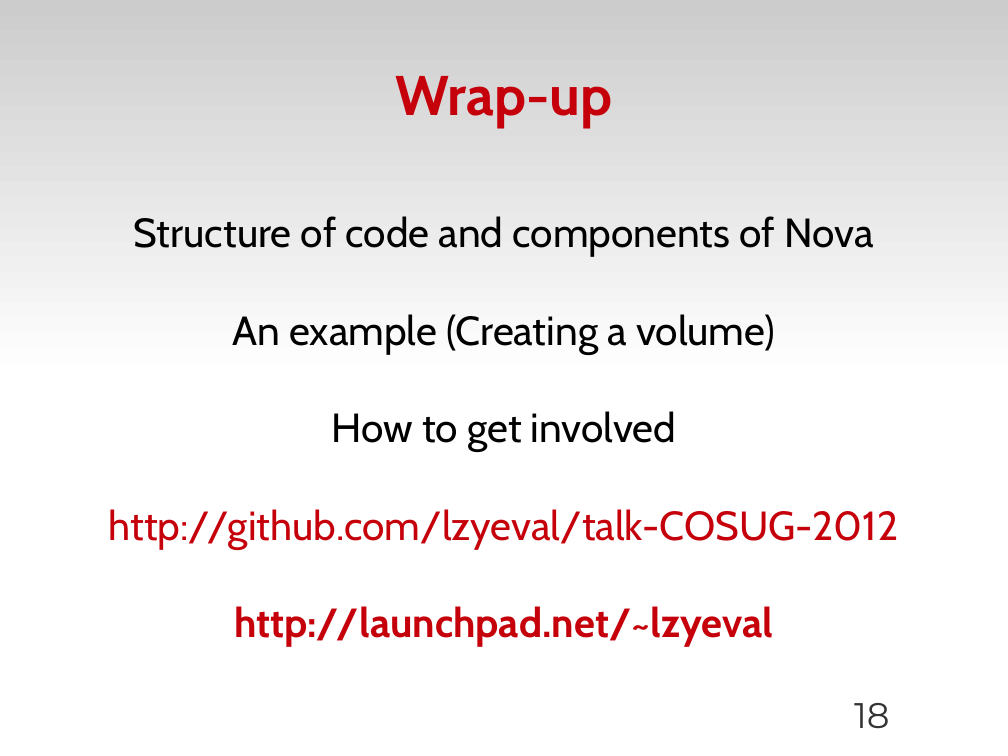
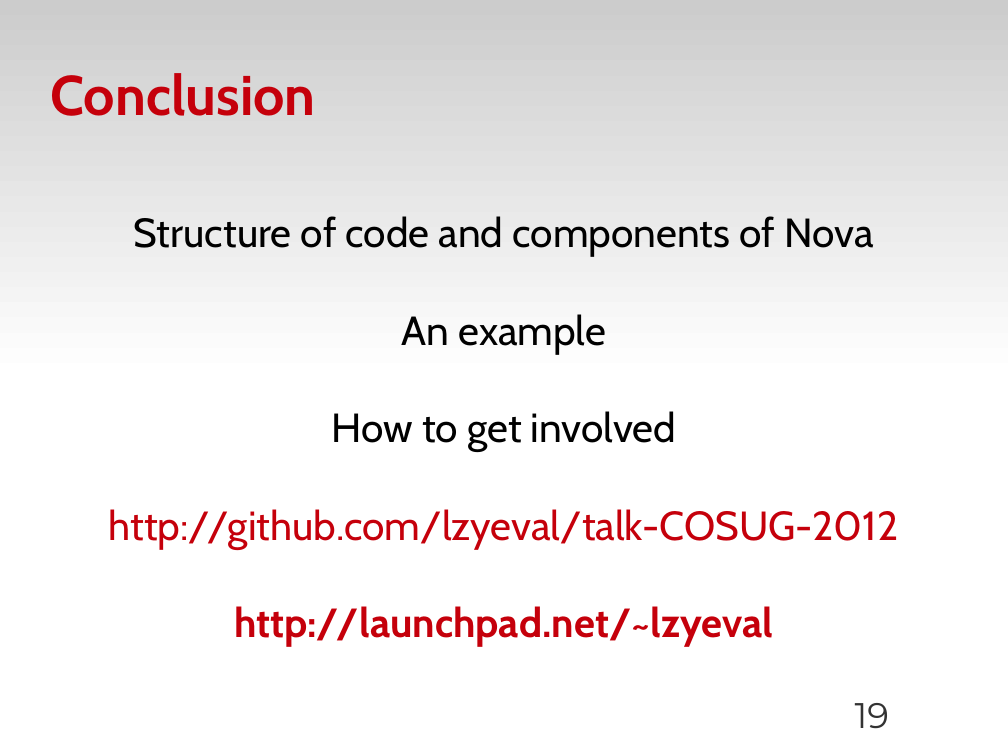
Before and after one commit to zyluo/talk-COSUG-2012, a slide deck: slide 19 of COSUG-2012.odp (slide 18 before the commit). Drawn at 1008x756 pixels with LibreOffice and Linux fonts; fonts in the diff are those of the drawing; background and template pictures are left out. Boxes give left, top, right and bottom in pixels: in the first picture for what was removed or moved away, otherwise in the second. Text is boxed around its words. In the diff, an @@ line names an element or a change of style, - is before the commit and + after.

Commit message:
fix typos

```diff
--- a/COSUG-2012.odp
+++ b/COSUG-2012.odp
@@ title at [50,73,315,116]: text changed @@
-Wrap-up
+Conclusion
@@ subtitle at [402,314,606,354]: text changed @@
-An example (Creating a volume)
+An example
@@ page number at [855,703,889,729]: text changed @@
-18
+19
```
Also in this commit, not shown: 17 other slides changed, 1 slide added.
